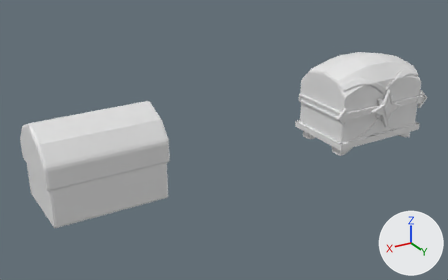
One commit to the Blender file obj_chest_melissaLiao_01.blend: the scene before it, then after it.
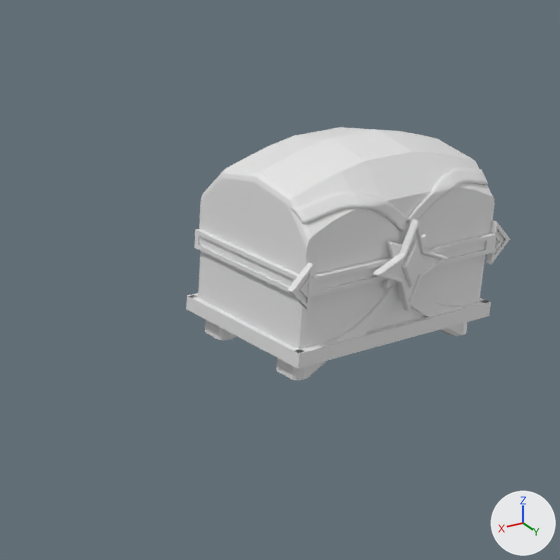
Each version is shown whole from a 50 mm camera at (33.9, 35.6, 18.2) aimed at (12.3, -0.3, 0.2), then close up on the part from 49% to 100% of the width and 0% to 82% of the height. Every picture has the same lights, and +X, +Y and +Z are marked at lower right. The last two pictures show the newer version.
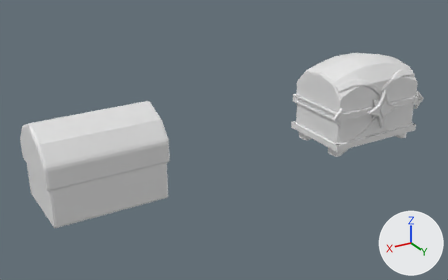
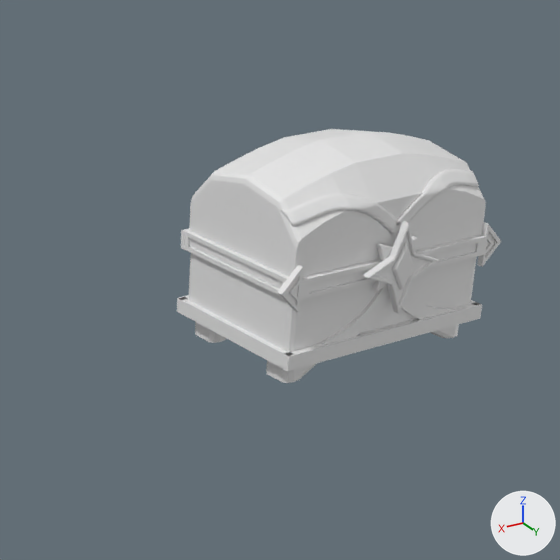
Where the newer file only moved an object's origin or applied its transform, the numbers keep the older frame.

Where the change shows, as pixel boxes (x1, y1, x2, y2) in the close-ups (560 x 560 px):
'Lid', moved: before (199, 127, 495, 275); after (189, 129, 486, 277)
'Chest', moved: before (198, 251, 486, 349); after (188, 253, 477, 352)
'NurbsPath.001', moved: before (290, 167, 488, 232); after (280, 169, 479, 234)
'Lock Emblem.001', moved: before (372, 219, 448, 311); after (363, 221, 439, 314)
'Cube.008', moved: before (296, 300, 491, 368); after (284, 303, 482, 371)
'Cube', reshaped: before (310, 233, 495, 298); after (300, 235, 486, 300)
'Cube.001', moved: before (194, 229, 299, 293); after (185, 231, 288, 295)
'Cube.011', moved: before (187, 296, 304, 368); after (178, 298, 293, 371)
'NurbsPath.002', moved: before (322, 283, 400, 345); after (313, 285, 390, 347)
'Plane.001', moved: before (288, 262, 313, 310); after (277, 265, 303, 313)
'Plane', moved: before (486, 220, 510, 264); after (477, 222, 501, 267)
'Cube.004', moved: before (276, 358, 328, 380); after (266, 360, 317, 383)
'Cube.006', moved: before (205, 319, 236, 340); after (195, 322, 227, 343)
'Cube.005', reshaped, moved, rescaled (mostly hidden): before (439, 322, 468, 336); after (430, 325, 459, 338)
'Cube.012', added (mostly hidden): after (181, 228, 189, 250)
'Cube.009', moved: before (186, 293, 198, 309); after (177, 295, 189, 312)

The change, as a diff of the scene's bpy script:
```diff
--- a/obj_chest_melissaLiao_01.blend.py
+++ b/obj_chest_melissaLiao_01.blend.py
@@ me_cube_006 @@
 # used by ob_cube_004; location = (2.56, 1.87, -1.8); scale = (0.854, 0.573, 0.279)
-me_cube_006.from_pydata(...)  # 24 vertices, 14 faces; spans x -1.0..1.0, y -1.0..1.0, z -1.0..1.0
+me_cube_006.from_pydata(...)  # 24 vertices, 14 faces; spans x -0.52..1.48, y -1.0..1.0, z -1.0..1.0
+# me_cube_006 part 1: the whole mesh is moved by (0.48, 0.0, 0.0)
@@ me_cube_008 @@
 # used by ob_cube_005; location = (-3.46, 1.87, -1.8); scale = (-0.854, 0.573, 0.279)
-me_cube_008.from_pydata(...)  # 24 vertices, 14 faces; spans x -1.0..1.0, y -1.0..1.0, z -1.0..1.0
+me_cube_008.from_pydata(...)  # 24 vertices, 14 faces; spans x -0.85..0.85, y -0.57..0.57, z -0.28..0.28
+# me_cube_008 part 2: the whole mesh is rebuilt
@@ me_cube_009 @@
 # used by ob_cube_006; location = (2.56, -1.91, -1.8); scale = (0.854, 0.573, 0.279)
-me_cube_009.from_pydata(...)  # 24 vertices, 14 faces; spans x -1.0..1.0, y -1.0..1.0, z -1.0..1.0
+me_cube_009.from_pydata(...)  # 24 vertices, 14 faces; spans x -0.52..1.48, y -1.0..1.0, z -1.0..1.0
+# me_cube_009 part 3: the whole mesh is moved by (0.48, 0.0, 0.0)
@@ me_cube_003 @@
 # used by ob_cube; location = (-1.24, 2.74, 1.28); scale = (0.963, 1.0, 1.0)
-me_cube_003.from_pydata(...)  # 20 vertices, 14 faces; spans x -3.4..4.95, y -0.08..0.13, z -0.32..0.32
+me_cube_003.from_pydata(...)  # 20 vertices, 14 faces; spans x -2.97..5.38, y -0.08..0.13, z -0.32..0.32
+# me_cube_003 part 4: the whole mesh is rebuilt
@@ me_cube_005 @@
 # used by ob_cube_001; location = (3.65, 0.5, 1.28); rotation_euler = (0.0, 0.0, -1.571), in degrees (0, 0, -90); scale = (0.666, 1.0, 1.0)
-me_cube_005.from_pydata(...)  # 18 vertices, 13 faces; spans x -3.24..4.72, y -0.08..0.13, z -0.32..0.32
+me_cube_005.from_pydata(...)  # 18 vertices, 13 faces; spans x -3.24..4.72, y 0.33..0.54, z -0.32..0.32
+# me_cube_005 part 5: the whole mesh is moved by (0.0, 0.41, 0.0)
@@ me_lid @@
 # used by ob_chest; location = (-0.44, 0.0, 0.0); rotation_euler = (1.571, 0.0, 0.0), in degrees (90, 0, 0); scale = (1.05, 1.0, 1.0)
-me_lid.from_pydata(...)  # 294 vertices, 292 faces; spans x -3.86..3.86, y -1.56..1.56, z -2.65..2.65
+me_lid.from_pydata(...)  # 294 vertices, 292 faces; spans x -3.47..4.25, y -1.56..1.56, z -2.65..2.65
+# me_lid part 6: the whole mesh is moved by (0.39, 0.0, 0.0)
@@ me_circle_004 @@
 # used by ob_lock_emblem_001; location = (-0.49, 3.12, 1.32); rotation_euler = (1.571, -0.784, 0.0), in degrees (90, -45, 0); scale = (1.16, 1.16, 1.16)
-me_circle_004.from_pydata(...)  # 82 vertices, 52 faces; spans x -0.95..1.02, y -0.95..0.97, z -0.09..0.36
+me_circle_004.from_pydata(...)  # 82 vertices, 52 faces; spans x -1.11..1.19, y -1.11..1.12, z -0.1..0.42
+# me_circle_004 part 7: the whole mesh is scaled about the mesh origin by 1.16
@@ me_plane_001 @@
 # used by ob_plane_001; location = (3.49, 2.87, 1.29); rotation_euler = (-1.571, -0.785, 0.0), in degrees (-90, -45, 0); scale = (1.05, 1.05, 1.05)
-me_plane_001.from_pydata(...)  # 32 vertices, 22 faces; spans x -0.511..0.511, y -0.511..0.511, z -0.213..0.0
+me_plane_001.from_pydata(...)  # 32 vertices, 22 faces; spans x -0.234..0.788, y -0.234..0.788, z -0.213..0.0
+# me_plane_001 part 8: the whole mesh is moved by (0.277, 0.277, 0.0)
@@ ob_nurbspath_001 @@
 ob_nurbspath_001 = bpy.data.objects.new('NurbsPath.001', me_nurbspath_001)
-ob_nurbspath_001.location = (1.91, 3.45, 3.35)
+ob_nurbspath_001.location = (2.32, 3.45, 3.35)
@@ ob_nurbspath_002 @@
 ob_nurbspath_002 = bpy.data.objects.new('NurbsPath.002', me_nurbspath_003)
-ob_nurbspath_002.location = (0.71, 2.6, 0.28)
+ob_nurbspath_002.location = (1.12, 2.6, 0.28)
@@ ob_cube_005 @@
 ob_cube_005 = bpy.data.objects.new('Cube.005', me_cube_008)
-ob_cube_005.location = (-3.46, 1.87, -1.8)
-ob_cube_005.scale = (-0.854, 0.573, 0.279)
+ob_cube_005.location = (-3.05, 1.87, -1.8)
@@ ob_cube_008 @@
 ob_cube_008 = bpy.data.objects.new('Cube.008', me_cube_011)
-ob_cube_008.location = (-0.43, 2.77, -1.11)
+ob_cube_008.location = (-0.02, 2.77, -1.11)
@@ ob_cube_009 @@
 ob_cube_009 = bpy.data.objects.new('Cube.009', me_cube_012)
-ob_cube_009.location = (-0.43, -2.77, -1.11)
+ob_cube_009.location = (-0.02, -2.77, -1.11)
@@ ob_cube_011 @@
 ob_cube_011 = bpy.data.objects.new('Cube.011', me_cube_014)
-ob_cube_011.location = (3.67, 0.01, -1.11)
+ob_cube_011.location = (4.08, 0.01, -1.11)
 ob_cube_011.rotation_euler = (0.0, 0.0, -1.571)  # degrees (0, 0, -90)
@@ ob_lock_emblem_001 @@
 ob_lock_emblem_001 = bpy.data.objects.new('Lock Emblem.001', me_circle_004)
-ob_lock_emblem_001.location = (-0.49, 3.12, 1.32)
+ob_lock_emblem_001.location = (-0.07, 3.12, 1.32)
 ob_lock_emblem_001.rotation_euler = (1.571, -0.784, 0.0)  # degrees (90, -45, 0)
-ob_lock_emblem_001.scale = (1.16, 1.16, 1.16)
 _m = ob_lock_emblem_001.modifiers.new('Bevel', 'BEVEL')
@@ ob_plane @@
 ob_plane = bpy.data.objects.new('Plane', me_plane)
-ob_plane.location = (-4.45, 2.87, 1.29)
+ob_plane.location = (-4.04, 2.87, 1.29)
 ob_plane.rotation_euler = (-1.571, 0.785, 0.0)  # degrees (-90, 45, 0)
@@ ob_lid @@
 ob_lid = bpy.data.objects.new('Lid', me_chest)
-ob_lid.location = (-0.44, 0.0, 0.0)
+ob_lid.location = (-0.03, 0.0, 0.0)
 ob_lid.rotation_euler = (1.571, 0.0, 0.0)  # degrees (90, 0, 0)
@@ ob_cube_012 @@
+ob_cube_012 = bpy.data.objects.new('Cube.012', me_cube_004)  # 20 vertices, 14 faces; spans x -3.44..5.01, y -0.08..0.13, z -0.32..0.32
+ob_cube_012.location = (-0.81, -2.76, 1.28)
```
